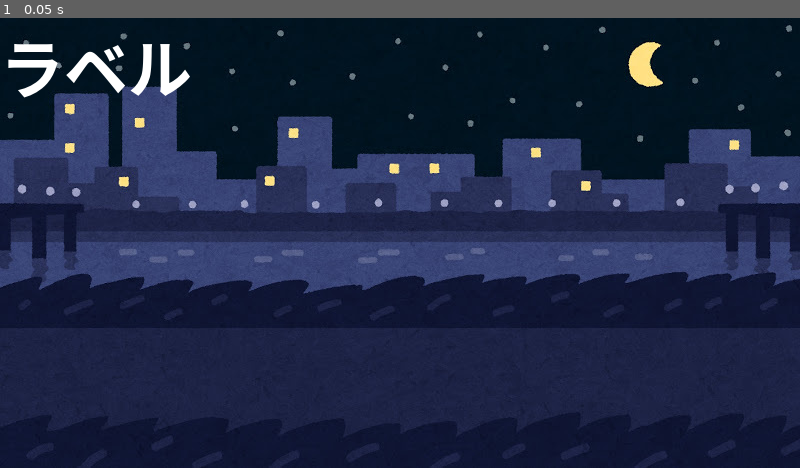
Above: before the commit, frame 1.
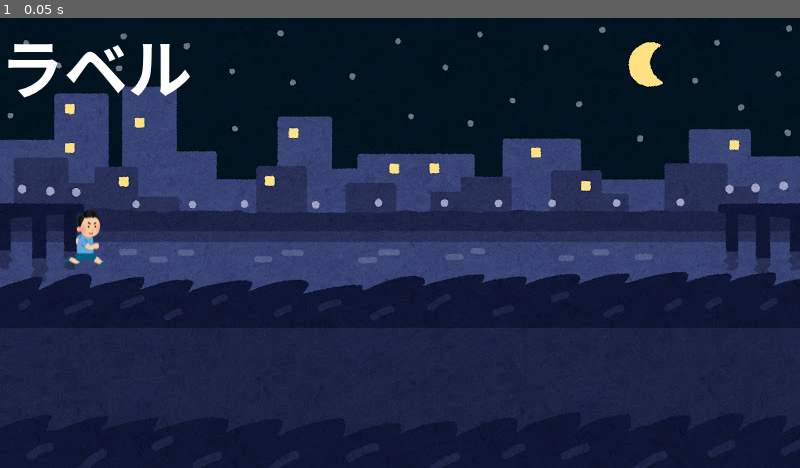
Above: after the commit, the same moment.

Repository: NutthapatA50/team12
Game: Godot game, scene res://my_world.tscn
Same seed, same stepped clock (60 frames per second), same inputs: the game is played once before the commit and once after it. The project has no main scene, so this scene is started directly.
Inputs:
- Up to frame 1 (0.05 s): no input

The runs differ from the first frame. In frame 1, 0.3% of the frame differs, in the area x 8-14%, y 42-55%.

Commit message:
Aがキャラ追加

Diff:
--- a/game12/my_world.tscn
+++ b/game12/my_world.tscn
@@ -3,9 +3,13 @@
 [ext_resource type="PackedScene" uid="uid://6o7fxp26ru0v" path="res://world.tscn" id="1_ms5cr"]
 [ext_resource type="Script" uid="uid://wtcnsqp8n6dp" path="res://my_world.gd" id="2_cery3"]
 [ext_resource type="Texture2D" uid="uid://cu8r7k323oo07" path="res://img/MyWorld.jpg" id="3_cery3"]
+[ext_resource type="PackedScene" uid="uid://lnb6otiwxfys" path="res://taro.tscn" id="4_1u75a"]
 
 [node name="MyWorld" unique_id=1137961271 instance=ExtResource("1_ms5cr")]
 script = ExtResource("2_cery3")
 
 [node name="Sprite2D" parent="." index="0" unique_id=1597890546]
 texture = ExtResource("3_cery3")
+
+[node name="TARO" parent="." index="2" unique_id=1239789849 instance=ExtResource("4_1u75a")]
+position = Vector2(85, 220)
--- /dev/null
+++ b/game12/taro.gd
@@ -0,0 +1,11 @@
+extends Actor
+
+
+# Called when the node enters the scene tree for the first time.
+func _ready() -> void:
+	pass # Replace with function body.
+
+
+# Called every frame. 'delta' is the elapsed time since the previous frame.
+func _process(delta: float) -> void:
+	pass
--- /dev/null
+++ b/game12/taro.tscn
@@ -0,0 +1,18 @@
+[gd_scene format=3 uid="uid://lnb6otiwxfys"]
+
+[ext_resource type="PackedScene" uid="uid://bpyevpyu03sxt" path="res://actor.tscn" id="1_a0jkj"]
+[ext_resource type="Script" uid="uid://4i3mbt1ci3a7" path="res://taro.gd" id="2_13paa"]
+[ext_resource type="Texture2D" uid="uid://8h5l1d6kxh4j" path="res://img/TARO.png" id="3_h3h2u"]
+
+[sub_resource type="CapsuleShape2D" id="CapsuleShape2D_sfc01"]
+radius = 17.0
+height = 58.0
+
+[node name="TARO" unique_id=1239789849 instance=ExtResource("1_a0jkj")]
+script = ExtResource("2_13paa")
+
+[node name="Sprite2D" parent="." index="0" unique_id=712688549]
+texture = ExtResource("3_h3h2u")
+
+[node name="CollisionShape2D" parent="." index="1" unique_id=881902376]
+shape = SubResource("CapsuleShape2D_sfc01")
Not shown, added: game12/taro.gd.uid
